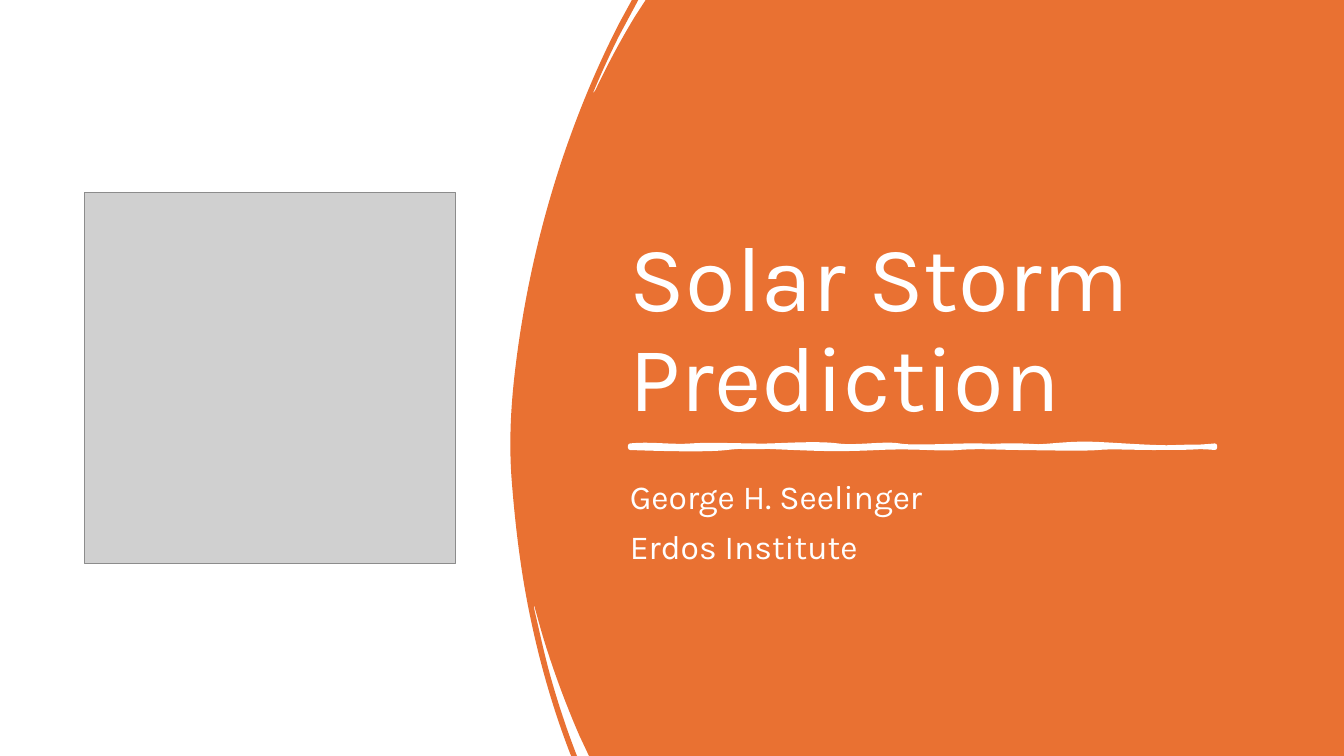
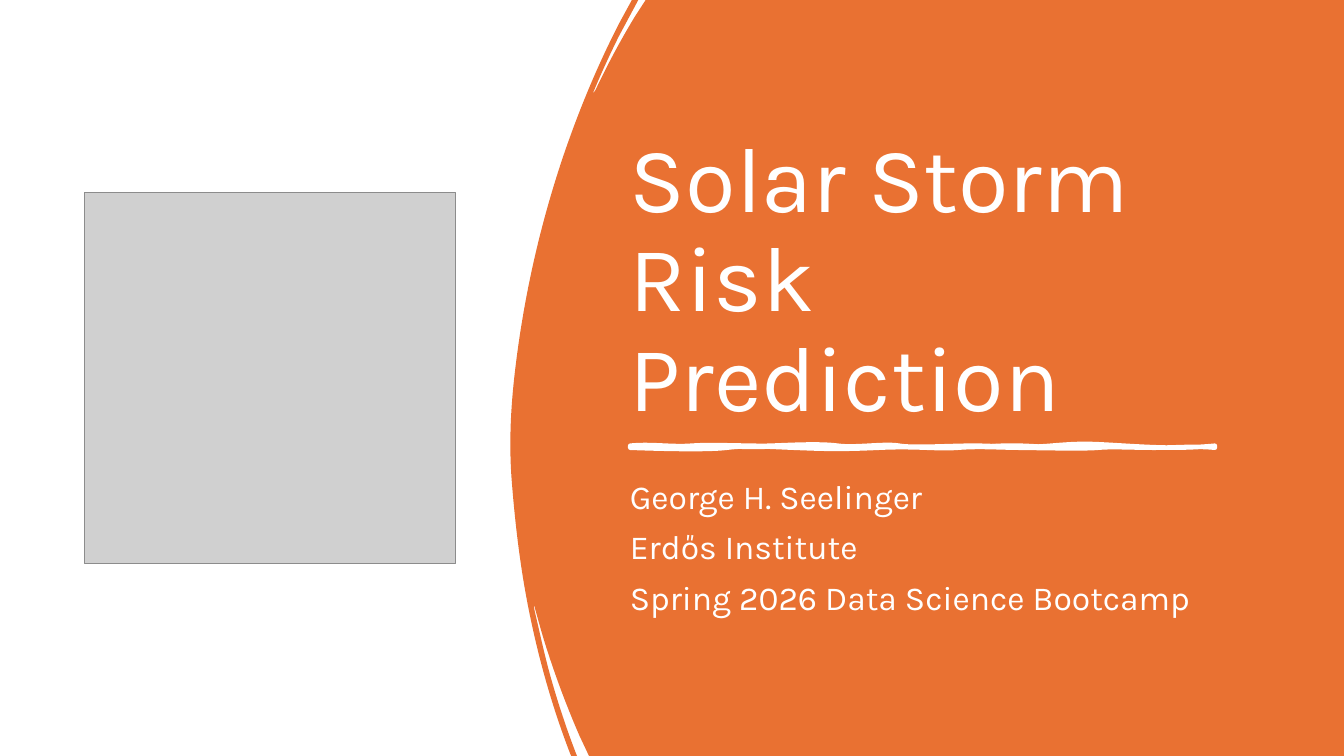
Before and after one commit to Erdos-Projects/spring-2026-electromagnetic-risk-prediction, a slide deck: slide 1 of presentation/final-presentation.pptx. Drawn at 1344x756 pixels with LibreOffice and Linux fonts; fonts in the diff are those of the drawing; grey boxes stand for pictures. Boxes give left, top, right and bottom in pixels: in the first picture for what was removed or moved away, otherwise in the second. Text is boxed around its words. In the diff, an @@ line names an element or a change of style, - is before the commit and + after.

```diff
--- a/presentation/final-presentation.pptx
+++ b/presentation/final-presentation.pptx
@@ title at <box>630,149,1129,412</box>: text changed @@
-Solar Storm Prediction
+Solar Storm Risk Prediction
@@ subtitle at <box>630,535,1190,618</box>: text changed @@
-Erdos Institute
+Erdős Institute
+Spring 2026 Data Science Bootcamp
```
Also in this commit, not shown: 4 other slides changed, 1 slide removed, 1 other file.
